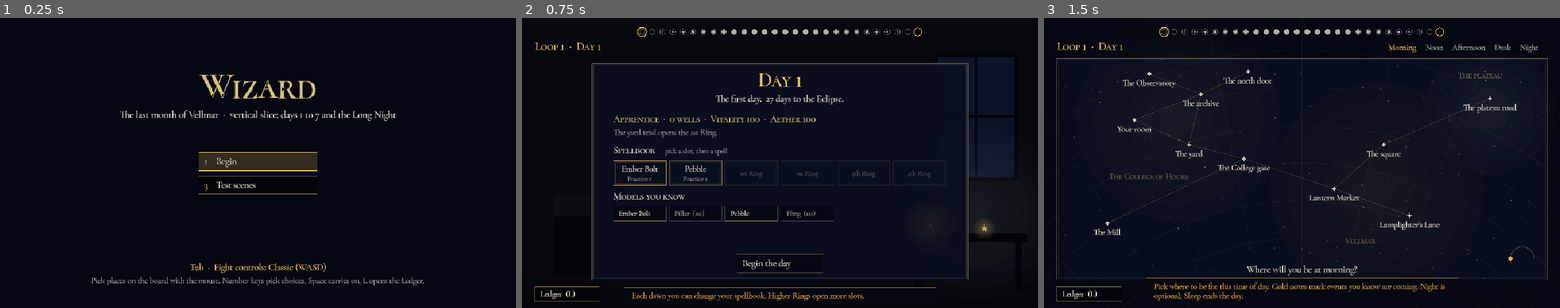
Above: before the commit, frames 1-3 (left to right).
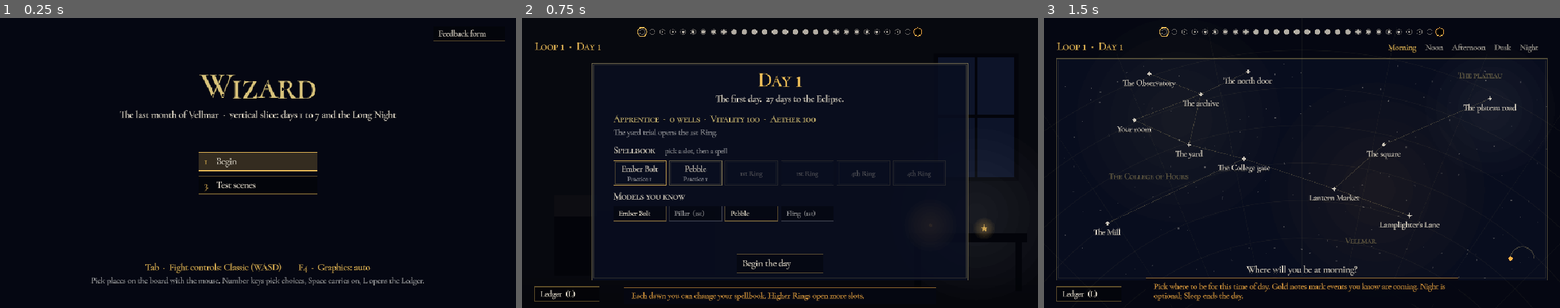
Above: after the commit, the same moments.

Repository: yhyuen/wizard
Game: Godot game, scene res://scenes/main.tscn
Same seed, same stepped clock (60 frames per second), same inputs: the game is played once before the commit and once after it.
Inputs (mouse positions are in pixels of both pictures, inside the frame that each line leads up to):
- Up to frame 1 (0.25 s): no input
- Up to frame 2 (0.75 s): tap Enter (confirm) at 0.5 s; drag from (780, 163) to (831, 99) at 0.52 s
- Up to frame 3 (1.5 s): tap Enter (confirm) at 1.25 s; drag from (1302, 163) to (1276, 221) at 1.27 s

The runs differ from the first frame. In frame 1, 0.7% of the frame differs, in the area x 28-98%, y 4-88%; in frame 2, nothing differs; in frame 3, nothing differs.

Commit message:
Vertical slice M5: playtest build, and a faster web build
Web speed (the deployed build was laggy):
- The 3D world is no longer drawn behind the story screens, which cover it.
- 3D renders at most 1280 pixels across; high-DPI screens get it scaled up.
- A slow frame runs at most three physics ticks, so it can't spiral.
- F4 switches graphics high/low (no glow, no sun shadow, fewer spell
  lights, 3D at 3/4 size); on auto, a fight under 40 fps for 4 s drops to
  low by itself.
- The web export now packs the story files (only JSON was packed), and CI
  checks the pack for them.

Playtest:
- Copy run summary and Feedback form buttons on the title, death and end
  screens; the summary reports build, minutes played, deaths, Ledger
  progress and fight frame rate. CI stamps the build id before export.
- Dying to the patrol, the Mill or the Eclipse alone now teaches a Ledger
  insight; tools/tests/deaths.gd checks every death cause (criterion 7).
- encounters.gd times every fight's frames (criterion 8).

Co-Authored-By: Claude Opus 5.5 (1M context) <noreply@anthropic.com>
Claude-Session: https://claude.ai/code/session_012TyYHwHE3urMgBoWNsoEKL

Diff:
--- a/data/slice/ledger.json
+++ b/data/slice/ledger.json
@@ -25,6 +25,9 @@
   "warning_read":    {"kind": "clue", "title": "\"Not before the bell.\"", "text": "The chalk on the north door, read."},
   "tide":            {"kind": "clue", "title": "The voice at the north door", "text": "At dusk on day 7 Pell hears Wren outside the north door and opens it. It isn't Wren."},
   "died_north_door": {"kind": "insight", "title": "The north door killed me", "text": "At dusk on day 7 the dark came through the north door. I could bar it before then."},
+  "died_patrol":     {"kind": "insight", "title": "The Hollows in the street killed me", "text": "The night patrol is no place for an Apprentice. The yard trial and a few days of practice first, or slip away home."},
+  "died_mill":       {"kind": "insight", "title": "The risen at the Mill killed me", "text": "They can't be killed, only knocked down, and they keep getting up. Someone at the Mill might know what keeps them back."},
+  "died_alone":      {"kind": "insight", "title": "I faced the Eclipse alone", "text": "Surviving day 7 isn't enough. Someone has to sit up with me on the last night."},
   "the_bell":        {"kind": "insight", "title": "The bell", "text": "At the last hour of day 7 the College bell rings, and whatever is at the north door goes away."},
   "gate_letter":     {"kind": "clue", "title": "A letter in the College gate", "text": "Wedged in tight, in the star cipher."},
   "combination":     {"kind": "clue", "title": "Seven numbers", "text": "\"For the Gate, when it turns.\" What gate?"},
@@ -73,6 +76,8 @@
   "eclipse_alone": "The Eclipse came, and nobody sat up with you on the last night.",
   "long_night": "You told Wren how it ends. Wren wouldn't go, and the month came apart.",
   "eclipse_after_long_night": "The Long Night is over. The Eclipse comes, and the month begins again.",
+  "patrol": "The Hollows in the street were too many.",
+  "mill": "The risen kept getting up.",
   "fight": "You fell in a fight."
  }
 }
--- a/project.godot
+++ b/project.godot
@@ -29,6 +29,9 @@
 [physics]
 
 common/physics_ticks_per_second=60
+; A slow frame runs at most 3 rule ticks to catch up, so a slow browser slows the game down
+; instead of falling further behind.
+common/max_physics_steps_per_frame=3
 
 [rendering]
 
--- a/scripts/autoload/input_setup.gd
+++ b/scripts/autoload/input_setup.gd
@@ -33,6 +33,7 @@
 	_keys("pick8", [KEY_8])
 	_keys("tests", [KEY_T])
 	_keys("mood", [KEY_F3])
+	_keys("graphics", [KEY_F4])
 	_keys("controls", [KEY_TAB])
 	# The League-style scheme (scripts/controls.gd): right-click moves, Q W E R D F cast.
 	_mouse("lol_move", MOUSE_BUTTON_RIGHT)
--- /dev/null
+++ b/scripts/game/build_id.gd
@@ -0,0 +1,4 @@
+extends RefCounted
+## Which build this is, for playtest reports. CI overwrites this file with the commit and date
+## before the web export; a local build says "dev".
+const ID := "dev"
--- a/scripts/game/run.gd
+++ b/scripts/game/run.gd
@@ -24,7 +24,8 @@
 
 
 func fresh_mem() -> Dictionary:
-	return {"loop": 1, "known": {}, "deaths": {}, "trials": [], "fluency": 0, "slice_end_shown": false, "log": []}
+	return {"loop": 1, "known": {}, "deaths": {}, "trials": [], "fluency": 0, "slice_end_shown": false, "log": [],
+		"play_s": 0.0, "fps": {"sum": 0.0, "n": 0, "min": 0}}  # for the playtest run summary
 
 
 func fresh_loop() -> Dictionary:
--- a/scripts/game/slice.gd
+++ b/scripts/game/slice.gd
@@ -11,6 +11,9 @@
 
 const Story := preload("res://scripts/game/story.gd")
 const Growth := preload("res://scripts/game/growth.gd")
+const BuildId := preload("res://scripts/game/build_id.gd")
+## Where playtesters send their notes (design/slice/README.md §5, M5).
+const FEEDBACK_URL := "https://claude.ai/artifact/HryjwPHEs8S6swcQYFam6c"
 const Backdrop := preload("res://scripts/ui/backdrop.gd")
 ## First-loop hints (onboarding), one per screen, shown until you leave that screen once.
 const HINTS := {
@@ -30,6 +33,7 @@
 var backdrop := Backdrop.new()
 var here := ""  # the place picked on the board, for the backdrop of what plays there
 var scene_t := 0.0  # seconds on this screen, for the backdrops' slow movement
+var fps_t := 0.0  # time since the last frame-rate sample in a fight
 var places: Dictionary = {}
 var links: Array = []
 var encounters: Dictionary = {}
@@ -433,12 +437,75 @@
 
 func _process(dt: float) -> void:
 	scene_t += dt
+	_track_play(dt)
 	for t in toasts.duplicate():
 		t["t"] += dt
 		if t["t"] > 4.0:
 			toasts.erase(t)
 	if visible:
 		queue_redraw()
+
+
+# --- playtest ------------------------------------------------------------------------
+
+## Counts real time played and, once a second in a fight, the frame rate, for the run summary.
+func _track_play(dt: float) -> void:
+	if screen == "title" or main == null or main.bot.is_valid() or fight_resolver.is_valid():
+		return
+	run.mem["play_s"] = float(run.mem.get("play_s", 0.0)) + dt
+	if screen != "fight":
+		return
+	fps_t += dt
+	if fps_t >= 1.0:
+		fps_t = 0.0
+		var f: Dictionary = run.mem["fps"]
+		var now := int(Engine.get_frames_per_second())
+		f["sum"] = float(f["sum"]) + now
+		f["n"] = int(f["n"]) + 1
+		f["min"] = now if int(f["n"]) == 1 else mini(int(f["min"]), now)
+
+
+## A plain-text report of this month for the feedback form.
+func run_summary() -> String:
+	var out: Array = ["Vellmar slice · build %s · %s" % [BuildId.ID, OS.get_name()]]
+	out.append("Played %d min · loop %d, day %d, %s · %s, %d wells" % [roundi(float(run.mem.get("play_s", 0.0)) / 60.0),
+		run.loop(), run.day(), run.time_name().to_lower(), growth.ring_name(), growth.wells()])
+	var known: Array = run.known_ids().filter(func(id): return ledger.has(id) and ledger[id]["kind"] != "trial")
+	var qs: Array = ledger.keys().filter(func(id): return ledger[id]["kind"] == "question")
+	out.append("Ledger: %d entries · questions answered %d of %d" % [known.size(), qs.filter(func(q): return solved(q)).size(), qs.size()])
+	var reached: Array = []
+	for f in ["ring1", "wren_friend", "door_barred", "survived_day7"]:
+		if run.flag(f):
+			reached.append(f)
+	if run.knows("long_night"):
+		reached.append("long_night")
+	if run.mem.get("slice_end_shown", false):
+		reached.append("slice_end")
+	out.append("This loop / ever: " + (", ".join(reached) if not reached.is_empty() else "nothing yet"))
+	for d in run.mem["log"]:
+		out.append("Loop %d died on day %d, %s: %s (%d learned)" % [d["loop"], d["day"], str(d["time"]).to_lower(), d["cause"], d["learned"].size()])
+	var f: Dictionary = run.mem.get("fps", {})
+	if int(f.get("n", 0)) > 0:
+		out.append("Fights: %d fps on average, %d at worst · graphics %s%s" % [roundi(float(f["sum"]) / int(f["n"])), int(f["min"]),
+			main.gfx, " (now low)" if main.view != null and main.view.low and main.gfx == "auto" else ""])
+	return "\n".join(out)
+
+
+func copy_summary() -> void:
+	DisplayServer.clipboard_set(run_summary())
+	toast("Run summary copied. Paste it into the feedback form.")
+
+
+func open_feedback() -> void:
+	OS.shell_open(FEEDBACK_URL)
+	toast("The feedback form opens in a new tab.")
+
+
+## The two playtest buttons, top right.
+func _draw_playtest_buttons(summary := true) -> void:
+	if summary:
+		button(Rect2(626, 16, 170, 26), "Copy run summary", copy_summary, 0, 13)
+	button(Rect2(806, 16, 134, 26), "Feedback form", open_feedback, 0, 13)
 
 
 func _unhandled_input(ev: InputEvent) -> void:
@@ -563,8 +630,10 @@
 		button(Rect2(370, y, 220, 34), "Begin", new_month, 1, 15)
 	y += 44.0
 	button(Rect2(370, y, 220, 34), "Test scenes", func(): main.open_tests(), 3, 15)
+	_draw_playtest_buttons(run.has_save() and not run.known_ids().is_empty())
 	var ctl = main.controls
-	text(Vector2(0, 470), "Tab  ·  Fight controls: %s" % ctl.NAMES[ctl.scheme], 15, GOLD, HORIZONTAL_ALIGNMENT_CENTER, 960)
+	var g: String = {"auto": "auto", "high": "high", "low": "low"}.get(main.gfx, "auto")
+	text(Vector2(0, 470), "Tab  ·  Fight controls: %s        F4  ·  Graphics: %s" % [ctl.NAMES[ctl.scheme], g], 15, GOLD, HORIZONTAL_ALIGNMENT_CENTER, 960)
 	text(Vector2(0, 494), "Pick places on the board with the mouse. Number keys pick choices, Space carries on, L opens the Ledger.", 13, DIM, HORIZONTAL_ALIGNMENT_CENTER, 960)
 
 
@@ -806,6 +875,7 @@
 	text(Vector2(0, r.end.y - 52), "Your body and your skill reset. Everything you know stays.", 13, DIM, HORIZONTAL_ALIGNMENT_CENTER, 960 - 0.0)
 	button(Rect2(r.position.x + 170, r.end.y - 42, 180, 32), "Wake", wake, 1, 15)
 	button(Rect2(24, 500, 120, 28), "Ledger  (L)", toggle_ledger, 0, 13)
+	_draw_playtest_buttons()
 
 
 func _draw_end() -> void:
@@ -818,11 +888,12 @@
 			else "You told Wren what you could. Somewhere in those pages is where the notes come from.",
 		"In the full game, this is where you can choose to live one deliberate Last Month, making every message come true, and decide at the Gate who walks back.",
 		"This is the end of the vertical slice. Thank you for playing it.",
-		"You can keep playing loops: everything you know stays with you.",
+		"You can keep playing loops: everything you know stays with you. If you're playtesting, copy your run summary (top right) into the feedback form.",
 	]
 	for b in body:
 		y = para(Vector2(r.position.x + 40, y), b, r.size.x - 80, 15, PAPER) + 10.0
 	button(Rect2(r.position.x + 200, r.end.y - 56, 220, 34), "Keep playing", keep_playing, 1, 15)
+	_draw_playtest_buttons()
 
 
 func _draw_ledger() -> void:
--- a/scripts/main.gd
+++ b/scripts/main.gd
@@ -15,6 +15,17 @@
 var arena
 var hud
 var view  # the 3D view, or null for the flat pixel arena
+var marks_vp: SubViewport  # the arena's flat marks, drawn offscreen for the 3D view
+## The 3D view renders at most this many pixels across; a bigger window (or a high-DPI screen)
+## gets the 3D scaled up instead of drawn at full size, while the 2D stays sharp.
+const MAX_3D_WIDTH := 1280.0
+## Below this many frames per second for SLOW_SECONDS of a fight, graphics drop to low on their
+## own (F4 switches back); low graphics also draw the 3D at 3/4 size.
+const SLOW_FPS := 40
+const SLOW_SECONDS := 4.0
+const SETTINGS := "user://settings.json"
+var gfx := "auto"  # "auto", "high" or "low", kept in SETTINGS
+var _slow_t := 0.0
 var container: SubViewportContainer
 var mode := "title"  # title, slice, tests, fight, ledger
 var slice  # scripts/game/slice.gd: the slice's title card, day board, scenes and Ledger
@@ -46,6 +57,7 @@
 	var vis = JSON.parse_string(FileAccess.get_file_as_string("res://data/visual.json"))
 	if vis is Dictionary and vis.get("enabled", true):
 		_build_3d(int(vis.get("overlay_scale", 3)))
+		_load_settings()
 	else:
 		_build_flat()
 	hud = Hud.new()
@@ -83,6 +95,7 @@
 	vp.handle_input_locally = false
 	vp.gui_disable_input = true
 	add_child(vp)
+	marks_vp = vp
 	var holder := Node2D.new()
 	holder.scale = Vector2(over, over)
 	vp.add_child(holder)
@@ -153,6 +166,55 @@
 func _toast_controls() -> void:
 	hud.toasts = hud.toasts.filter(func(t): return not t["text"].begins_with("Controls: "))
 	hud.push_toast("Controls: %s  ·  Tab to switch" % controls.NAMES[controls.scheme], PixelArt.GOLD)
+
+
+func _process(dt: float) -> void:
+	_show_3d(not slice.visible)
+	if view == null or bot.is_valid():
+		return
+	if Input.is_action_just_pressed("graphics"):
+		set_gfx("low" if not view.low else "high")
+		hud.push_toast("Graphics: %s  ·  F4 to switch" % ("low" if view.low else "high"), PixelArt.GOLD)
+	# Auto: a fight that keeps running slow switches to low graphics, once.
+	if gfx == "auto" and mode == "fight" and not view.low:
+		_slow_t = _slow_t + dt if Engine.get_frames_per_second() < SLOW_FPS else 0.0
+		if _slow_t > SLOW_SECONDS:
+			view.set_low(true)
+			hud.push_toast("Running slowly, so graphics are now low  ·  F4 for high", PixelArt.GOLD)
+
+
+func set_gfx(g: String) -> void:
+	gfx = g
+	if view != null:
+		view.set_low(g == "low")
+	var f := FileAccess.open(SETTINGS, FileAccess.WRITE)
+	if f:
+		f.store_string(JSON.stringify({"gfx": gfx}))
+
+
+func _load_settings() -> void:
+	if FileAccess.file_exists(SETTINGS):
+		var d = JSON.parse_string(FileAccess.get_file_as_string(SETTINGS))
+		if d is Dictionary and str(d.get("gfx", "")) in ["auto", "high", "low"]:
+			gfx = d["gfx"]
+	if view != null and gfx == "low":
+		view.set_low(true)
+
+
+## The slice's screens cover the whole window, so the 3D world behind them is not drawn at all.
+func _show_3d(on: bool) -> void:
+	if view == null:
+		return
+	var vp := get_viewport()
+	var scale := clampf(MAX_3D_WIDTH / maxf(1.0, DisplayServer.window_get_size().x), 0.5, 1.0)
+	if view.low:
+		scale *= 0.75
+	if not is_equal_approx(vp.scaling_3d_scale, scale):
+		vp.scaling_3d_scale = scale
+	if vp.disable_3d == (not on):
+		return
+	vp.disable_3d = not on
+	marks_vp.render_target_update_mode = SubViewport.UPDATE_ALWAYS if on else SubViewport.UPDATE_DISABLED
 
 
 func _physics_process(_dt: float) -> void:
--- a/scripts/view/view3d.gd
+++ b/scripts/view/view3d.gd
@@ -33,6 +33,7 @@
 var _figs := {}  # unit id -> {"node", "unit", "cast_t", "casts"}
 var spells  # Spells3D
 var _lights: Array[OmniLight3D] = []
+var low := false  # low graphics: no glow, no sun shadow, fewer spell lights (set_low)
 var _light_wants: Array = []
 var _shrine: Node3D
 var _shrine_rings: Array = []
@@ -606,13 +607,22 @@
 		want_light(_shrine.position + Vector3(0, 1.2, 0), PixelArt.GOLD, 1.2, 3.0)
 
 
+## Low graphics, for slow machines: drops the glow pass, the sun's shadow map and half the spell
+## lights, which together are most of what the browser renderer spends beyond the meshes.
+func set_low(on: bool) -> void:
+	low = on
+	_env.glow_enabled = not on
+	_sun.shadow_enabled = not on
+
+
 ## Spells light the night: the brightest few wants get a real light.
 func _place_lights() -> void:
 	var scale := lerpf(float(cfg["moods"]["night"]["lights"]), float(cfg["moods"]["duel"]["lights"]), _mood_k)
 	_light_wants.sort_custom(func(a, b): return a[2] > b[2])
+	var n := 2 if low else MAX_LIGHTS
 	for i in MAX_LIGHTS:
 		var l := _lights[i]
-		if i < _light_wants.size() and scale > 0.01:
+		if i < mini(n, _light_wants.size()) and scale > 0.01:
 			var w: Array = _light_wants[i]
 			l.visible = true
 			l.position = w[0]
--- /dev/null
+++ b/tools/tests/deaths.gd
@@ -0,0 +1,77 @@
+extends SceneTree
+## Success criterion 7 (design/slice/README.md §4), every death teaches:
+##
+##   godot --headless --script res://tools/tests/deaths.gd
+##
+## For each way to die in data/slice/ledger.json "deaths", a fresh month plays the scene that
+## leads to it (losing the fight, if there is one) through to the death screen. Dying that way
+## for the first time must teach at least one Ledger entry the death screen shows.
+
+## Death cause -> the scene that leads to it. A new cause must be added here.
+const ROUTES := {
+	"north_door": "tide",
+	"patrol": "patrol_fight",
+	"mill": "mill_risen",
+	"eclipse_alone": "eclipse_alone",
+	"long_night": "ln_trap",
+	"eclipse_after_long_night": "ln_silence",
+}
+const GENERIC := ["fight"]  # the fallback text for a lethal fight with no death scene of its own
+
+var main
+var slice
+var run
+var failures: Array = []
+
+
+func _initialize() -> void:
+	run = root.get_node("Run")
+	run.save_enabled = false
+	root.get_node("Progression").save_enabled = false
+	main = load("res://scenes/main.tscn").instantiate()
+	root.add_child.call_deferred(main)
+	_go.call_deferred()
+
+
+func _go() -> void:
+	slice = main.slice
+	slice.fight_resolver = func(_id): return false
+	for cause in slice.death_texts:
+		if cause in GENERIC:
+			continue
+		if not ROUTES.has(cause):
+			failures.append("no route to the death \"%s\": add one to tools/tests/deaths.gd" % cause)
+			continue
+		_die(cause, ROUTES[cause])
+	for f in failures:
+		print("[deaths] FAIL: " + f)
+	if failures.is_empty():
+		print("[deaths] every first death teaches something")
+	quit(1 if not failures.is_empty() else 0)
+
+
+func _die(cause: String, scene: String) -> void:
+	slice.new_month()
+	var before: Array = run.known_ids()
+	slice.play(scene)
+	var n := 0
+	while slice.screen == "scene" and n < 50:
+		n += 1
+		if not slice.pending.is_empty():
+			slice.advance()
+		else:
+			slice.choose(0)
+	if slice.screen != "death":
+		failures.append("%s: playing %s ended on screen %s, not the death screen" % [cause, scene, slice.screen])
+		return
+	var log: Dictionary = run.mem["log"][-1]
+	if log["cause"] != cause:
+		failures.append("%s: %s led to the death \"%s\"" % [cause, scene, log["cause"]])
+		return
+	var shown: Array = []
+	for id in log["learned"]:
+		if not id in before and slice.ledger.has(id) and slice.ledger[id]["kind"] != "trial":
+			shown.append(slice.ledger[id]["title"])
+	print("[deaths] %s: %s" % [cause, ", ".join(shown) if not shown.is_empty() else "nothing"])
+	if shown.is_empty():
+		failures.append("dying to %s for the first time teaches nothing" % cause)
--- a/tools/tests/encounters.gd
+++ b/tools/tests/encounters.gd
@@ -9,8 +9,15 @@
 ## Mill once more with Aldous's millrace tip. Some results are required, because the design rests
 ## on them (design/slice/content.md §4): a fresh Apprentice passes the yard trial, survives the
 ## Mill from the millrace, and does not survive the tide. The rest are printed for tuning.
+##
+## Success criterion 8 (runs well) is checked here too: --fixed-fps runs frames back to back, so
+## the wall time between frames is what one frame of a fight costs without drawing (the rules,
+## the AI, the bot and the 3D view's scripts). Its 95th percentile must stay under FRAME_BUDGET,
+## half a 60 fps frame. That guards against slow-downs; the browser build runs slower than this
+## native one, so the run summary also reports the frames per second players really got.
 
 const LIMIT := 180 * 60
+const FRAME_BUDGET := 8.0  # ms
 const REQUIRE := {"yard_trial fresh": true, "mill_risen fresh+millrace": true, "tide fresh": false}
 
 var main
@@ -21,6 +28,9 @@
 var frames := 0
 var fails: Array = []
 var encounters: Dictionary
+var last_us := 0
+var frame_ms: Array = []  # this fight's frame times
+var worst := {"p95": 0.0, "name": ""}
 
 
 func _initialize() -> void:
@@ -49,6 +59,10 @@
 		_next()
 		return false
 	frames += 1
+	var now := Time.get_ticks_usec()
+	if frames > 30 and last_us > 0:
+		frame_ms.append((now - last_us) / 1000.0)
+	last_us = now
 	if frames > LIMIT:
 		fails.append("%s did not end within %d s" % [_name(cases[i]), LIMIT / 60])
 		_next()
@@ -61,6 +75,13 @@
 	var a = main.arena
 	print("[encounters] %-26s %s in %5.1f s, %2d kills, %d downs, %3d damage taken (max HP %d)" % [_name(c), "won " if won else "lost", t,
 		a.stats["kills"], int(a.stats.get("downs", 0)), roundi(a.stats["damage_taken"]), int(a.player.max_hp)])
+	frame_ms.sort()
+	if not frame_ms.is_empty():
+		var p95: float = frame_ms[int(frame_ms.size() * 0.95)]
+		var mean: float = frame_ms.reduce(func(acc, x): return acc + x, 0.0) / frame_ms.size()
+		print("[encounters] %-26s frame %.2f ms mean, %.2f ms p95, %.2f ms worst" % ["", mean, p95, frame_ms[-1]])
+		if p95 > worst["p95"]:
+			worst = {"p95": p95, "name": _name(c)}
 	var survive := float(encounters[c["id"]].get("survive", 0.0))
 	if won and survive > 0.0 and t < survive - 0.5:
 		fails.append("%s was won before its %d s were up" % [_name(c), survive])
@@ -85,7 +106,12 @@
 func _next() -> void:
 	i += 1
 	frames = 0
+	frame_ms = []
+	last_us = 0
 	if i >= cases.size():
+		print("[encounters] slowest fight: %s, %.2f ms per frame (p95), budget %.1f ms" % [worst["name"], worst["p95"], FRAME_BUDGET])
+		if worst["p95"] > FRAME_BUDGET:
+			fails.append("%s takes %.2f ms per frame (p95), over the %.1f ms budget" % [worst["name"], worst["p95"], FRAME_BUDGET])
 		for f in fails:
 			print("[encounters] FAIL: " + f)
 		if fails.is_empty():
--- a/tools/tests/route.gd
+++ b/tools/tests/route.gd
@@ -181,6 +181,12 @@
 	if m2 > 25.0:
 		failures.append("the loop that reaches the Long Night takes %.1f minutes, more than 25" % m2)
 	print("[route] %d Ledger entries known, %d steps" % [run.known_ids().size(), steps])
+	# The playtest run summary must describe the run.
+	var summary: String = slice.run_summary()
+	print("[route] run summary:\n" + summary)
+	for want in ["Vellmar slice · build", "Loop 1 died on day 7", "long_night"]:
+		if not want in summary:
+			failures.append("the run summary has no \"%s\"" % want)
 	for f in failures:
 		print("[route] FAIL: " + f)
 	if failures.is_empty():
Binary file changed: docs/screens/slice_death.jpg
Not shown, changed: export_presets.cfg
Not shown, added: scripts/game/build_id.gd.uid
Not shown, added: tools/tests/deaths.gd.uid
Not shown, changed: .github/workflows/ci.yml
Not shown, changed: README.md
Not shown, changed: data/slice/story/03_city.story
Not shown, changed: data/slice/story/04_day7_and_long_night.story
